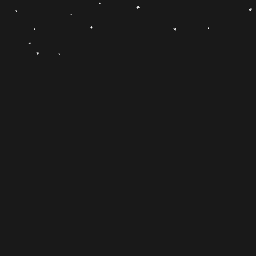
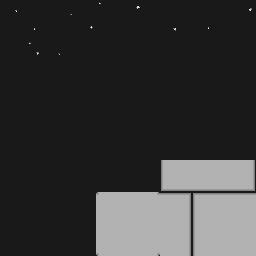
Layers edited between the first and the second (256, 256) image:
painted on "Background" over [96, 160, 256, 256]
